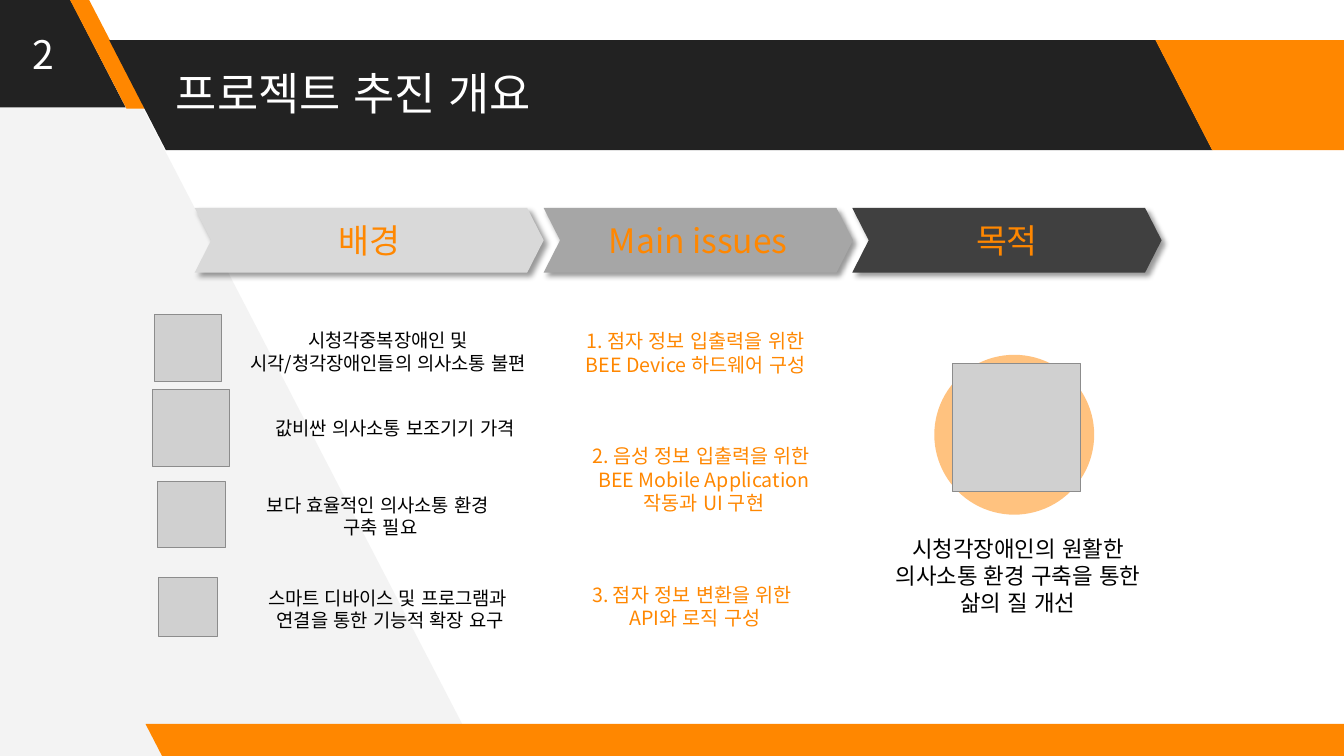
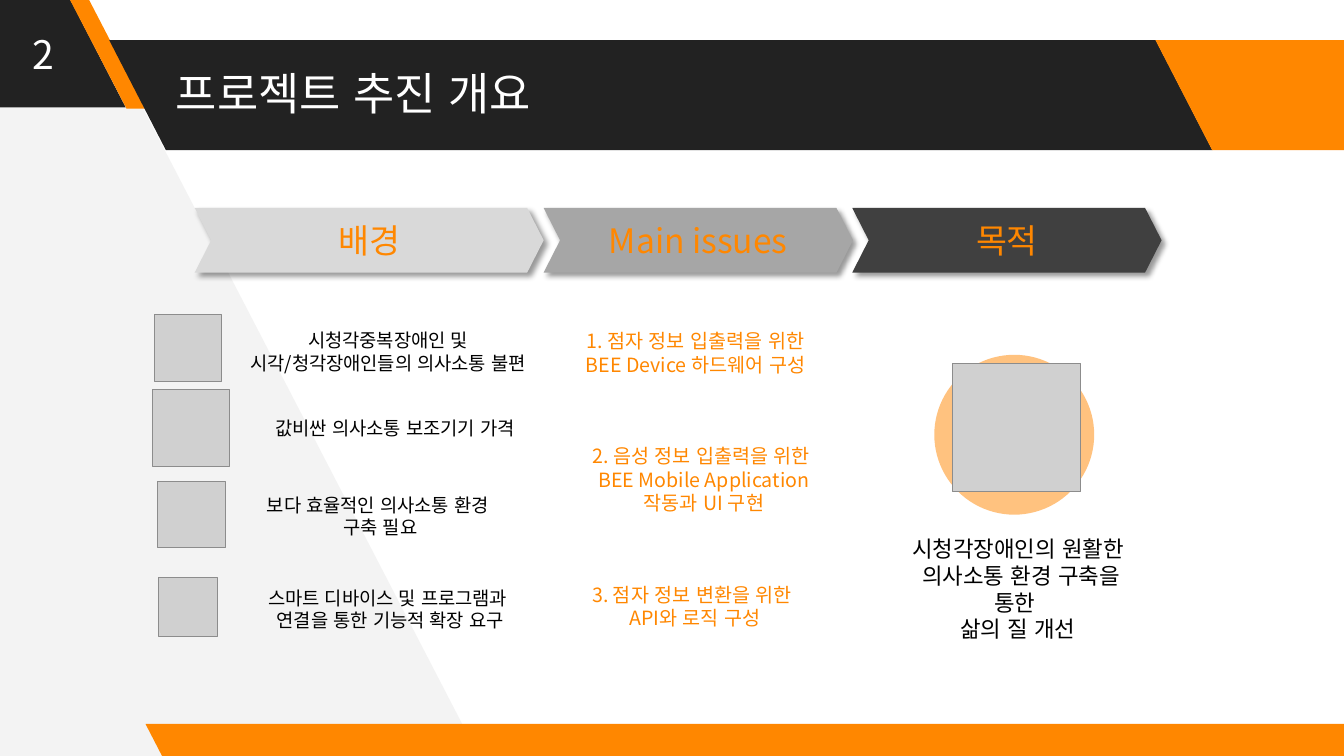
Before and after one commit to Huffon/2019_Capstone_bee, a slide deck: slide 2 of docs/8_Final Presentation Panel.pptx. Drawn at 1344x756 pixels with LibreOffice and Linux fonts; fonts in the diff are those of the drawing; grey boxes stand for pictures. Boxes give left, top, right and bottom in pixels: in the first picture for what was removed or moved away, otherwise in the second. Text is boxed around its words. In the diff, an @@ line names an element or a change of style, - is before the commit and + after.

```diff
--- a/docs/8_Final Presentation Panel.pptx
+++ b/docs/8_Final Presentation Panel.pptx
@@ text at (912, 538, 1124, 613): text changed @@
-시청각장애인의 원활한 의사소통 환경 구축을 통한
+시청각장애인의 원활한
+의사소통 환경 구축을 통한
```
Also in this commit, not shown: 5 other slides changed.
